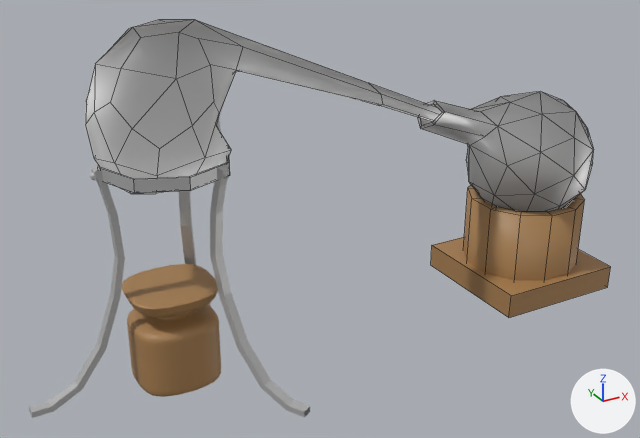
Before and after pictures for a commit that changed the Blender file Assets/3D/Props/Alembic_v0.0.0.blend.
Both versions are drawn from a 50 mm camera at (-9.02, -9.75, 6.67) aimed at (-3.7, -0.07, 1.83). The lights are fixed; the arrows at lower right show +X, +Y and +Z. Mesh edges are drawn as thin lines on the coarser meshes.

In view in the first picture: 'Bucket', 'CandleBase', 'FirtGlasThing', 'SecondBase', 'SecondGlasThing', 'SteelLeg', 'SteelLeg.001', 'StoolRing'.
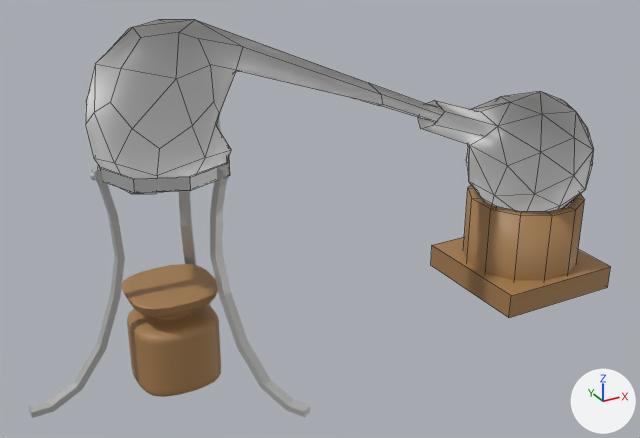
What the commit changed:
Object 'SecondGlasThing' (ob_secondglasthing) loses its SOLIDIFY modifier named 'Solidify'.
Modifier setting removed (it was thickness = 0.05).

Boxes [x1, y1, x2, y2] around the edits, measured in the pictures (640 x 438 px):
'SecondGlasThing', modifiers changed
    both: [418, 91, 594, 212]
